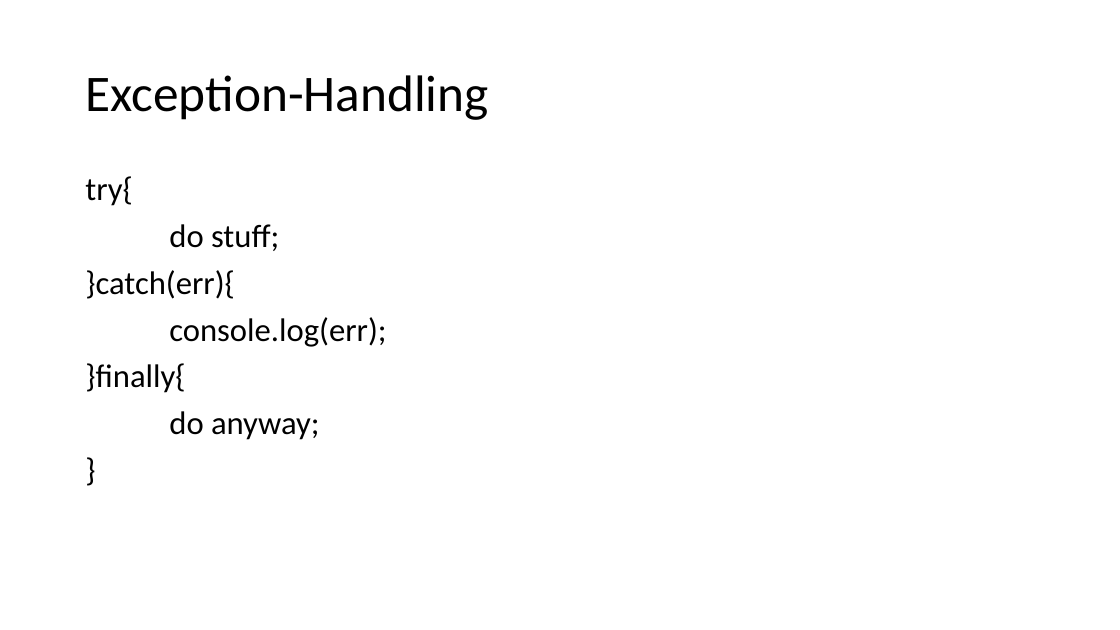
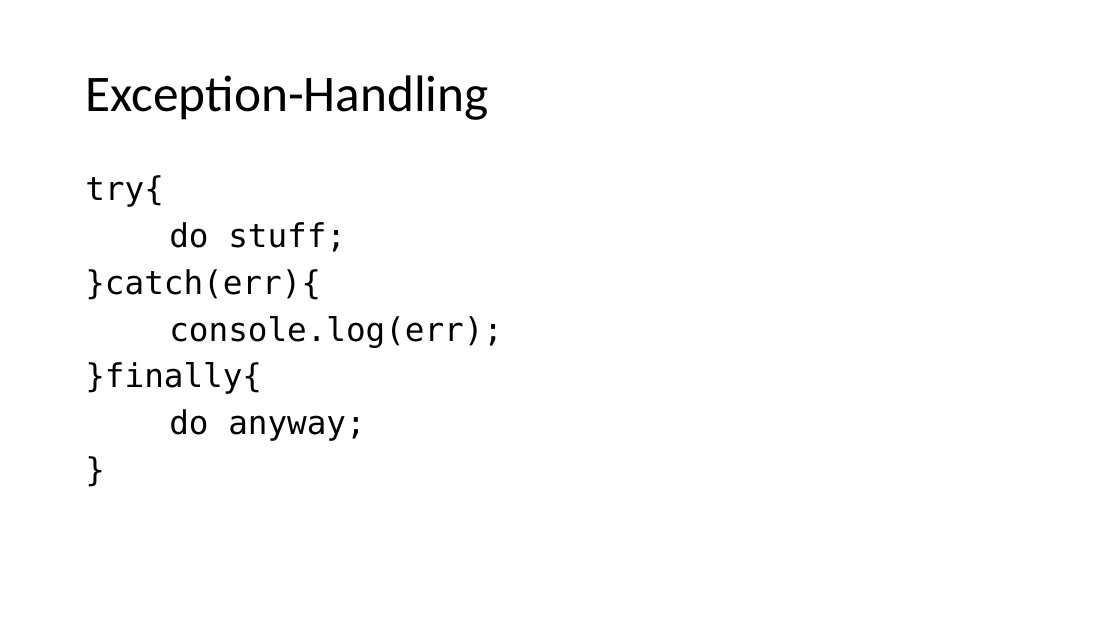
Before and after one commit to martiph/JSTraining_ICT-Campus, a slide deck: slide 20 of JSTraining.pptx. Drawn at 1120x630 pixels with LibreOffice and Linux fonts; fonts in the diff are those of the drawing. Boxes give left, top, right and bottom in pixels: in the first picture for what was removed or moved away, otherwise in the second. Text is boxed around its words. In the diff, an @@ line names an element or a change of style, - is before the commit and + after.

```diff
--- a/JSTraining.pptx
+++ b/JSTraining.pptx
@@ text "try{" at (85, 175, 503, 441): font Calibri to DejaVu Sans Mono @@
```
Also in this commit, not shown: 10 other slides changed, 1 slide added, 1 slide removed.
